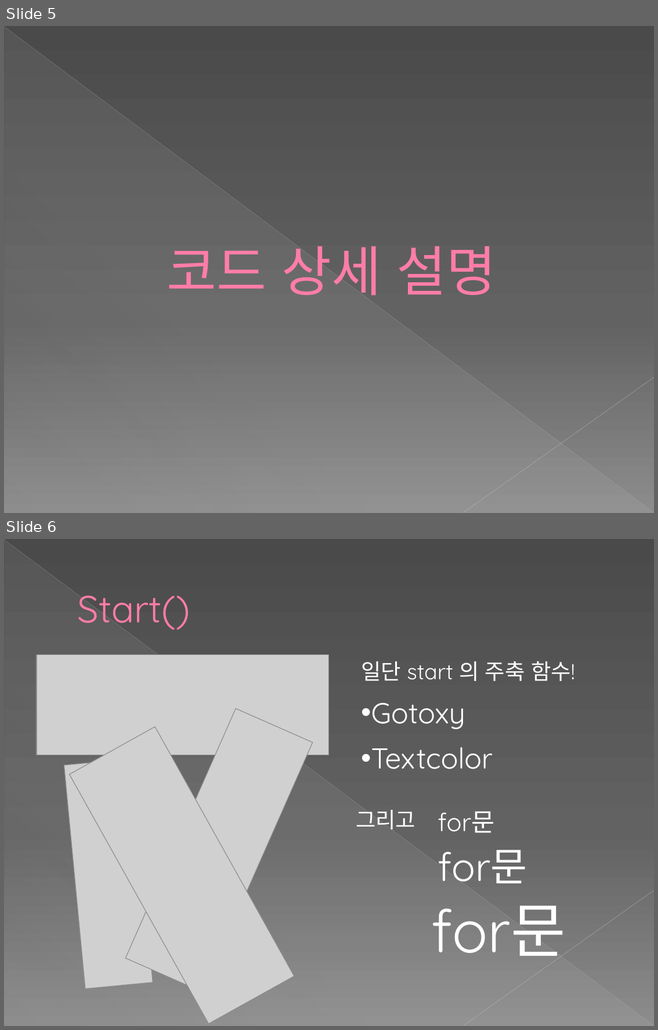
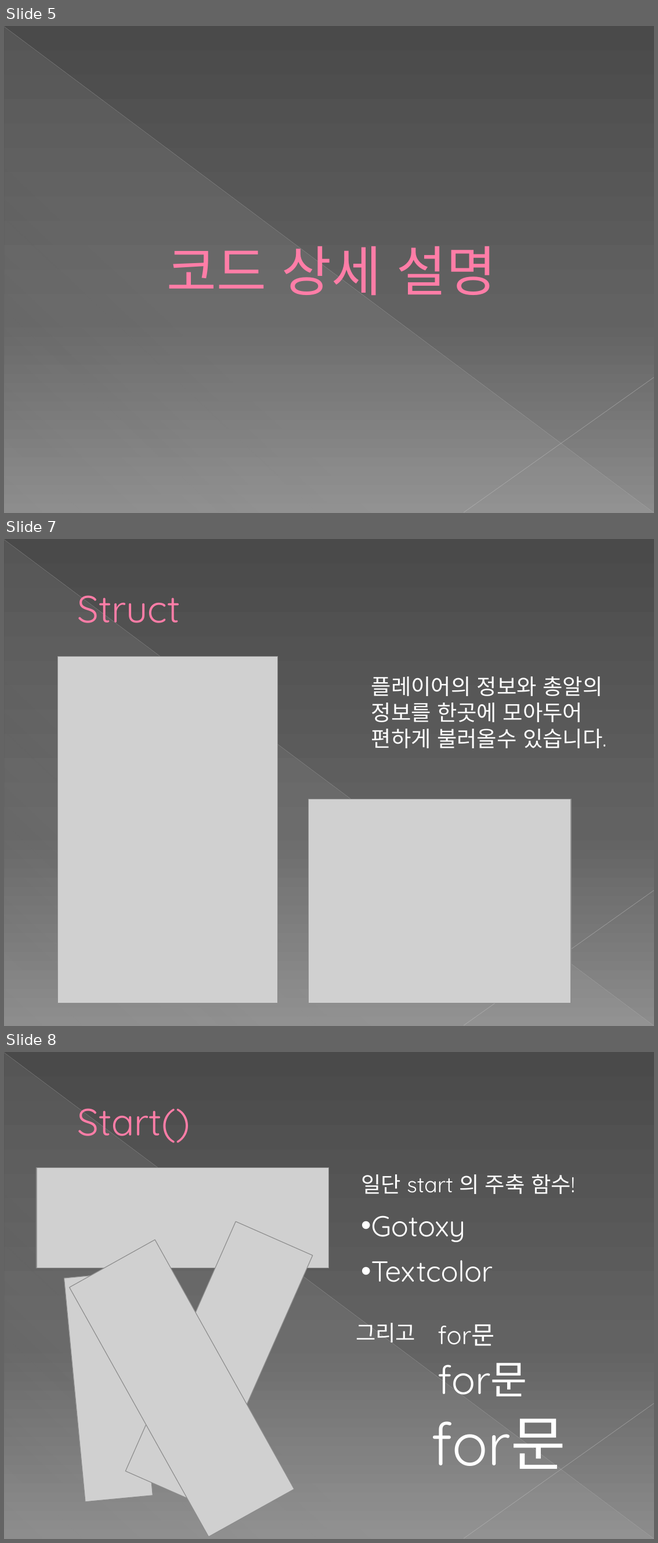
Before and after one commit to Yukariko/is_proj_15, a slide deck: yamdang/13조 프로젝트.pptx. Shown one above the other, each under a label of ours: slides 5 and 6 before the commit, slides 5, 7 and 8 after it; the slides between them are not shown. The pictures are 658x1030 and 658x1543 pixels, drawn with LibreOffice and Linux fonts; fonts in the diff are those of the drawing; grey boxes stand for pictures. Boxes give left, top, right and bottom in pixels: in the first picture for what was removed or moved away, otherwise in the second. Text is boxed around its words. In the diff, an @@ line names an element or a change of style, - is before the commit and + after.

```diff
--- a/yamdang/13조 프로젝트.pptx
+++ b/yamdang/13조 프로젝트.pptx
@@ slide 7 added at [4,539,654,1026], background gradient #4A4A4A to #626262 to #8C8C8C; not listed: 3 template elements that a slide beside it also shows @@
@@ title added at [77,595,180,623], 42 pt, text #FF7DA7 @@
+Struct
@@ picture added at [58,657,278,1004] @@
@@ text added at [371,676,606,748], 24 pt, text #FFFFFF @@
+플레이어의 정보와 총알의 정보를 한곳에 모아두어 편하게 불러올수 있습니다.
@@ picture added at [308,799,571,1004] @@
@@ what was slide 6 is now slide 8 @@
```
Also in this commit, not shown: 2 slides changed, 2 other slides added, 2 slides removed.
